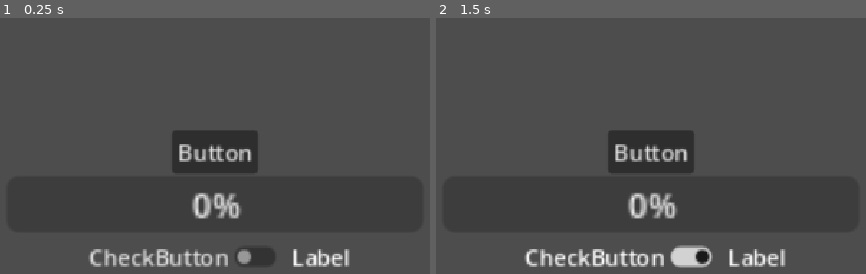
Above: before the commit, frames 1-2 (left to right).
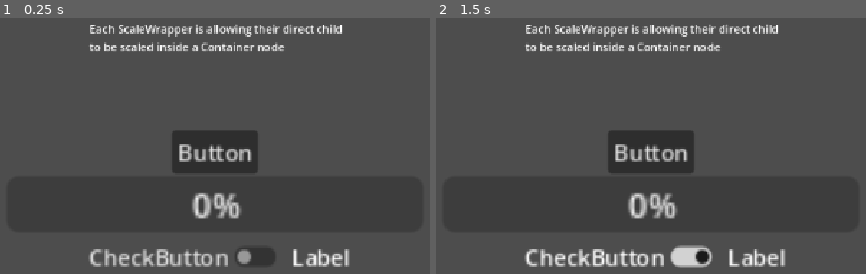
Above: after the commit, the same moments.

Repository: Dodoveloper/godot-reusable-ui-components
Game: Godot game, scene res://demos/scale_wrapper_demo/scale_wrapper_demo.tscn
The game is run twice, just before and just after one commit, with the same random seed, the same clock (stepped at 60 frames per second) and the same inputs. The project has no main scene, so this scene is started directly.
Inputs:
- Up to frame 1 (0.25 s): no input
- Up to frame 2 (1.5 s): click "Button" at 0.5 s; click "CheckButton" at 1.25 s

The runs differ from the first frame. In frame 1, 2.1% of the frame differs, in the area x 20-80%, y 2-13%; in frame 2, 2.1%.

Commit message:
improvement: better demo descriptions

Diff:
--- a/demos/scale_wrapper_demo/scale_wrapper_demo.tscn
+++ b/demos/scale_wrapper_demo/scale_wrapper_demo.tscn
@@ -25,6 +25,7 @@
 grow_vertical = 2
 
 [node name="ScaleWrapper0" parent="VBoxContainer" unique_id=778595757 instance=ExtResource("1_4nuj1")]
+custom_minimum_size = Vector2(124, 62)
 layout_mode = 2
 size_flags_horizontal = 4
 
@@ -36,6 +37,7 @@
 text = "Button"
 
 [node name="ScaleWrapper1" parent="VBoxContainer" unique_id=129482313 instance=ExtResource("1_4nuj1")]
+custom_minimum_size = Vector2(600, 81)
 layout_mode = 2
 
 [node name="ProgressBar" type="ProgressBar" parent="VBoxContainer/ScaleWrapper1" unique_id=1547552919]
@@ -46,6 +48,7 @@
 scale = Vector2(3, 3)
 
 [node name="ScaleWrapper2" parent="VBoxContainer" unique_id=1355398802 instance=ExtResource("1_4nuj1")]
+custom_minimum_size = Vector2(388, 62)
 layout_mode = 2
 size_flags_horizontal = 4
 
@@ -63,3 +66,12 @@
 [node name="Label" type="Label" parent="VBoxContainer/ScaleWrapper2/HBoxContainer" unique_id=556691398]
 layout_mode = 2
 text = "Label"
+
+[node name="Label" type="Label" parent="." unique_id=240144540]
+layout_mode = 0
+offset_left = 395.0
+offset_top = 60.0
+offset_right = 764.0
+offset_bottom = 109.0
+text = "Each ScaleWrapper is allowing their direct child
+to be scaled inside a Container node"
Not shown, changed: addons/reusable-ui-components/components/node_2d_wrapper/node_2d_wrapper.gd
